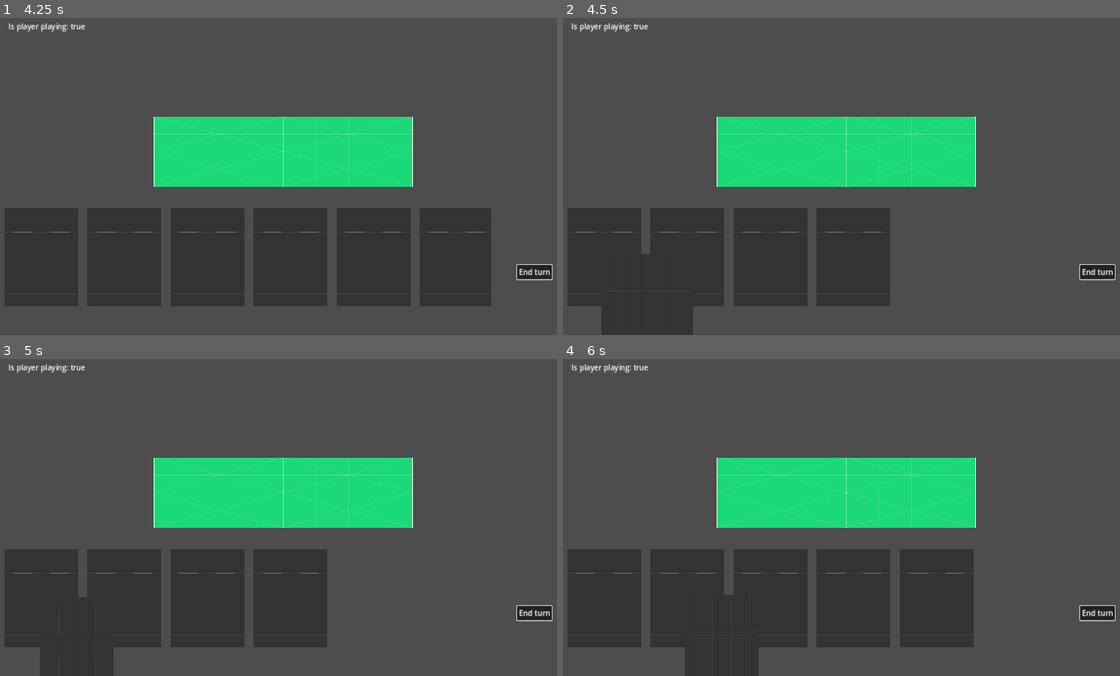
Above: before the commit, frames 1-4 (two rows, left to right).
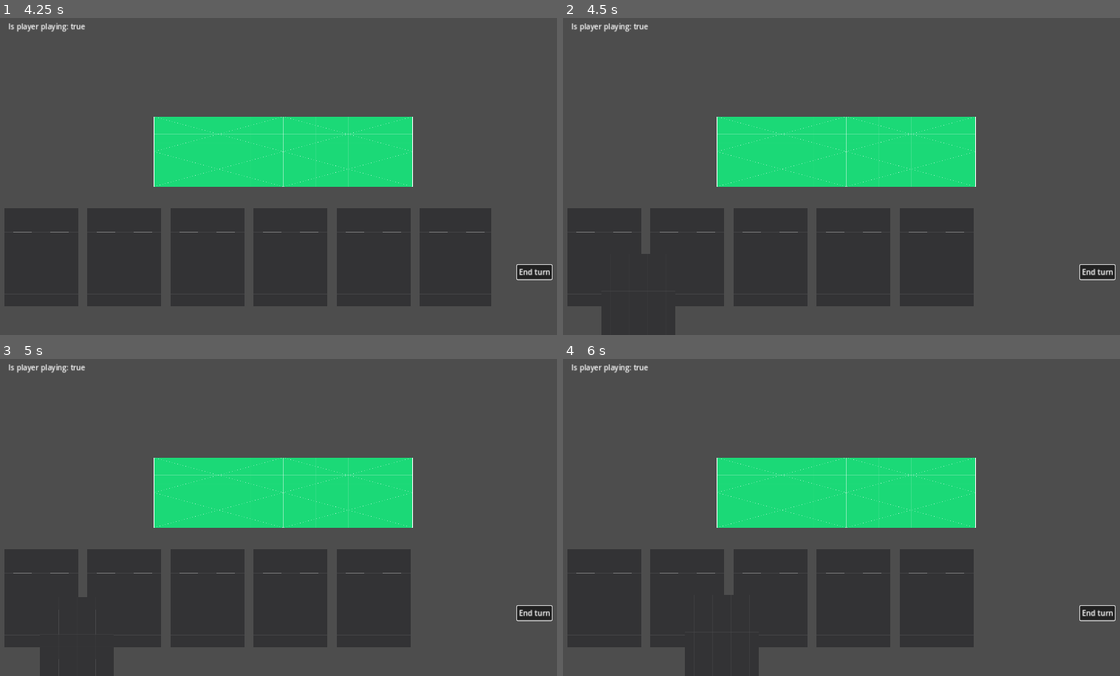
Above: after the commit, the same moments.

Repository: Milosavljevichh/deck_builder_optimised
Game: Godot game, scene res://scenes/match/match.tscn
Same seed, same stepped clock (60 frames per second), same inputs: the game is played once before the commit and once after it. The project has no main scene, so this scene is started directly.
Inputs (mouse positions are in pixels of both pictures, inside the frame that each line leads up to):
- Up to frame 1 (4.25 s): click "End turn" at 0.5 s; click "End turn" at 1.25 s; click "End turn" at 2 s; tap Enter at 2.75 s; move the mouse to (38, 255) at 2.77 s; press the mouse at (38, 255) at 2.78 s; tap Space at 3.5 s; release the mouse at (38, 255) at 3.53 s; click (38, 255) at 3.6 s
- Up to frame 2 (4.5 s): tap Enter at 4.25 s; press the mouse at (601, 255) at 4.28 s
- Up to frame 3 (5 s): no input
- Up to frame 4 (6 s): tap Space at 5 s; release the mouse at (601, 596) at 5.03 s; click (601, 596) at 5.1 s; tap Enter at 5.75 s; move the mouse to (685, 596) at 5.77 s; press the mouse at (685, 596) at 5.78 s

Frame 1 is identical in both runs. In frame 2, 4.3% of the frame differs, in the area x 20-74%, y 60-100%; in frame 3, 4.1%; in frame 4, nothing differs.

Commit message:
fixed bug where multiple cards were picked up

Diff:
--- a/components/card/card_dependecies/draggable_component.gd
+++ b/components/card/card_dependecies/draggable_component.gd
@@ -3,7 +3,7 @@
 
 signal Is_played
 signal Is_selected(card:Card_component)
-signal Is_dropped
+signal Is_dropped(card:Card_component)
 
 var is_hovered:bool = false
 var is_dragging:bool = false
@@ -23,7 +23,6 @@
 		if Input.is_action_pressed("normal_click"):
 			if !is_dragging:
 				Is_selected.emit(get_parent())
-			is_dragging = true
 	if Input.is_action_just_released("normal_click"):
 		if is_dragging:
 			is_dragging = false
--- a/components/entity/hand_component.gd
+++ b/components/entity/hand_component.gd
@@ -11,6 +11,7 @@
 		return cards_in_hand
 
 var card_in_hold : Card_component
+var hand_occupied = false
 
 func add_to_hand(data: CardData):
 	var card = CARD_SCENE.instantiate()
@@ -23,12 +24,17 @@
 	get_parent().end_turn()
 
 func hold_card(card: Card_component):
-	card.draggable_component.Is_dropped.connect(drop_card)
-	var children = card_display.get_children()
-	var selected_card : Card_component = children[children.find(card)]
-	selected_card.reparent(hand)
+	if !hand_occupied:
+		card.draggable_component.is_dragging = true
+		card.draggable_component.Is_dropped.connect(drop_card)
+		var children = card_display.get_children()
+		var selected_card : Card_component = children[children.find(card)]
+		selected_card.reparent(hand)
+		hand_occupied = true
 
 func drop_card(card: Card_component):
+	card.draggable_component.is_dragging = false
+	hand_occupied = false
 	var children = hand.get_children()
 	var selected_card : Card_component = children[children.find(card)]
 	selected_card.reparent(card_display)
